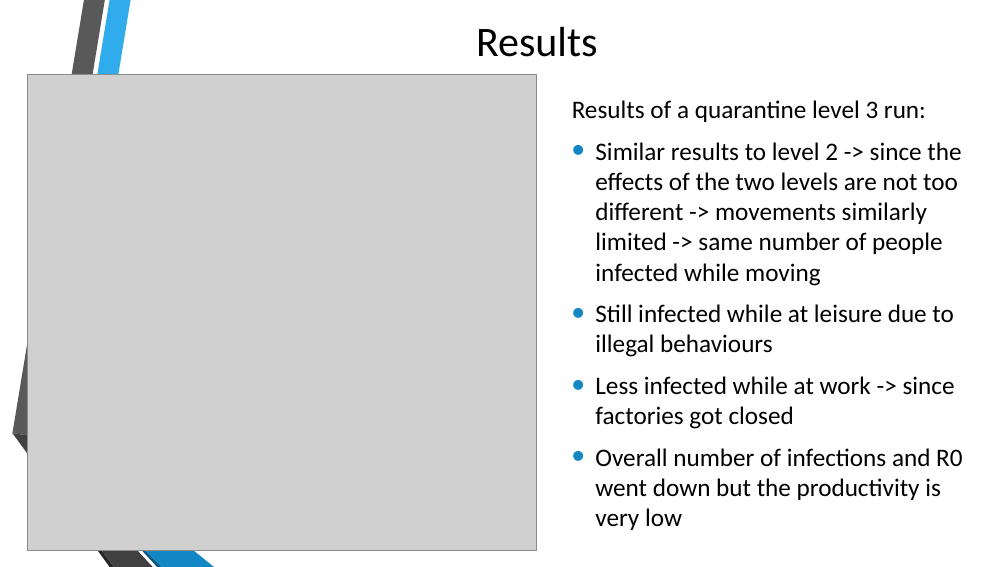
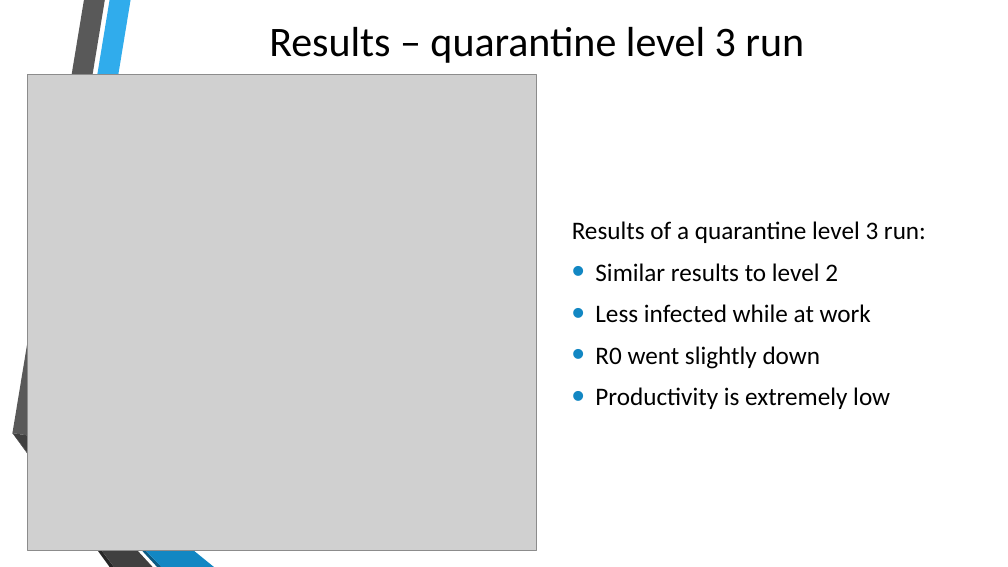
Before and after one commit to gpisanelli/EpiDEMExtended, a slide deck: slide 14 of docs/EpiDEMExtendedPresentation.pptx (slide 15 before the commit). Drawn at 1008x567 pixels with LibreOffice and Linux fonts; fonts in the diff are those of the drawing; grey boxes stand for pictures; background and template pictures are left out. Boxes give left, top, right and bottom in pixels: in the first picture for what was removed or moved away, otherwise in the second. Text is boxed around its words. In the diff, an @@ line names an element or a change of style, - is before the commit and + after.

```diff
--- a/docs/EpiDEMExtendedPresentation.pptx
+++ b/docs/EpiDEMExtendedPresentation.pptx
@@ title at <box>269,27,804,63</box>: text changed @@
-Results
+Results – quarantine level 3 run
@@ text at <box>595,263,890,409</box>: text changed @@
-• Similar results to level 2 -> since the effects of the two levels are not too different -> movements similarly limited -> same number of people infected while moving
-• Still infected while at leisure due to illegal behaviours
-• Less infected while at work -> since factories got closed
-• Overall number of infections and R0 went down but the productivity is very low
+• Similar results to level 2
+• Less infected while at work
+• R0 went slightly down
+• Productivity is extremely low
```
Also in this commit, not shown: 14 other slides changed, 1 slide removed.
